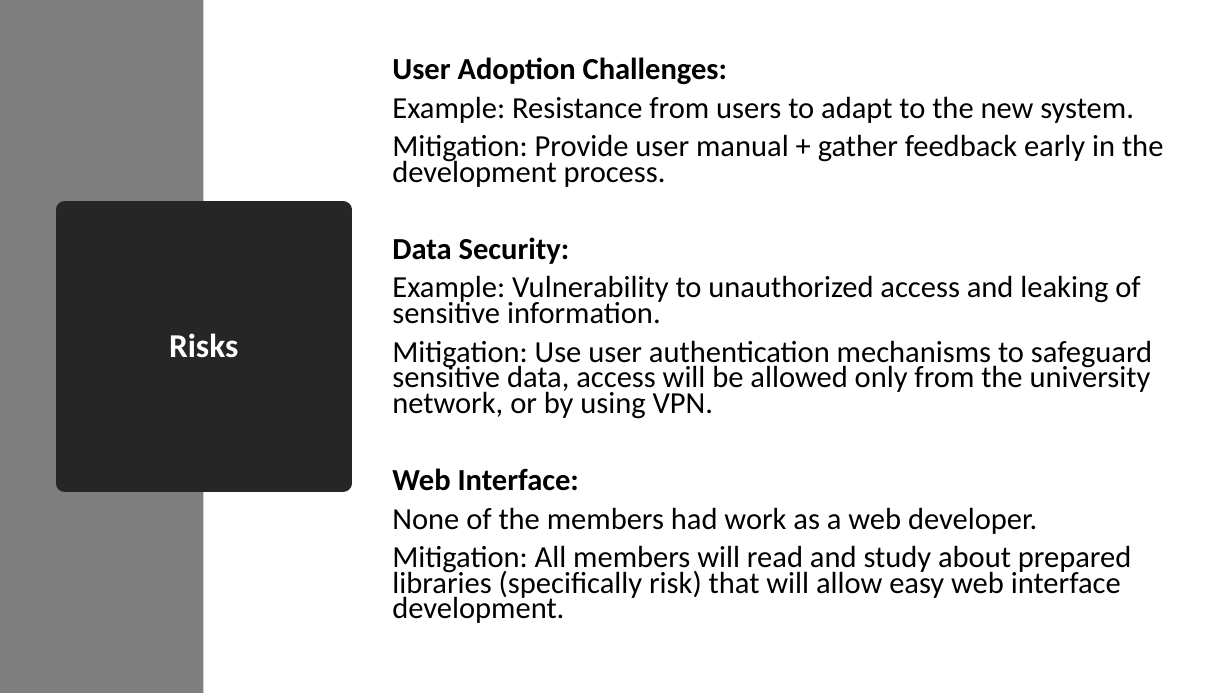
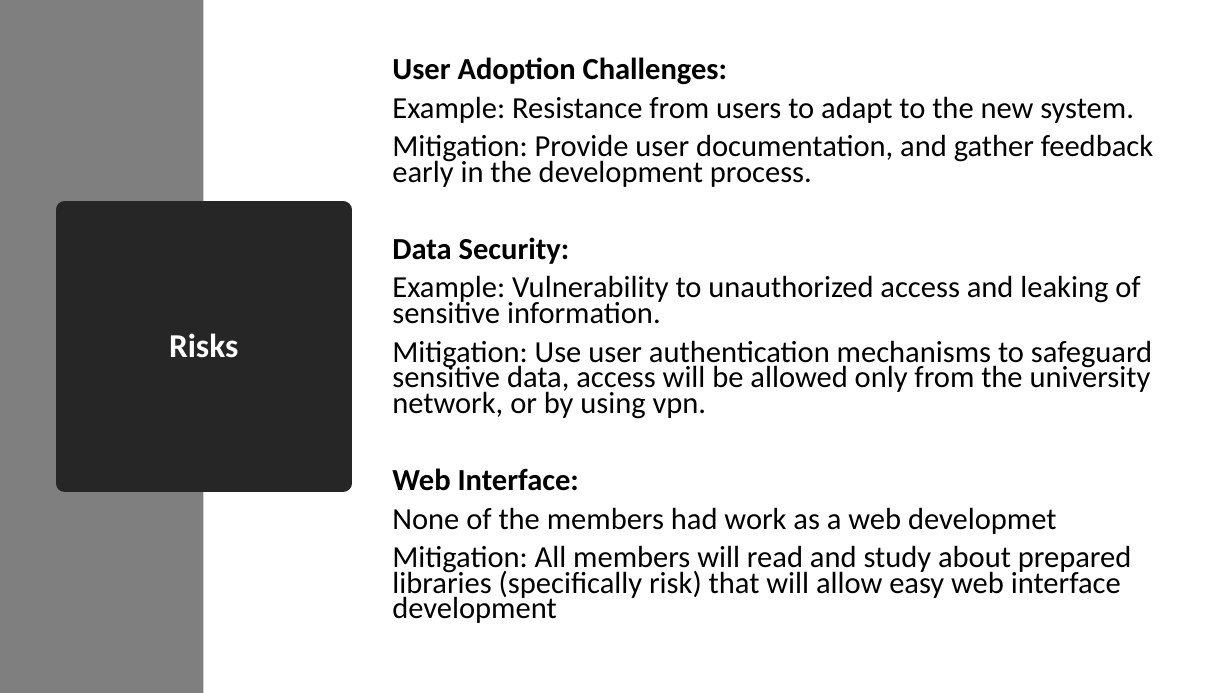
Before and after one commit to RoiTief/Exam-Management-System, a slide deck: slide 9 of docs/Proof of concept presentation.pptx (slide 7 before the commit). Drawn at 1232x693 pixels with LibreOffice and Linux fonts; fonts in the diff are those of the drawing. Boxes give left, top, right and bottom in pixels: in the first picture for what was removed or moved away, otherwise in the second. Text is boxed around its words. In the diff, an @@ line names an element or a change of style, - is before the commit and + after.

Commit message:
updated PoC presentation

```diff
--- a/docs/Proof of concept presentation.pptx
+++ b/docs/Proof of concept presentation.pptx
@@ text at (392,134,1153,187): text changed @@
-Mitigation: Provide user manual + gather feedback early in the development process.
+Mitigation: Provide user documentation, and gather feedback early in the development process.
@@ text at (392,340,1152,419): text changed @@
-Mitigation: Use user authentication mechanisms to safeguard sensitive data, access will be allowed only from the university network, or by using VPN.
+Mitigation: Use user authentication mechanisms to safeguard sensitive data, access will be allowed only from the university network, or by using vpn.
@@ text at (392,507,1132,623): text changed @@
-None of the members had work as a web developer.
-Mitigation: All members will read and study about prepared libraries (specifically risk) that will allow easy web interface development.
+None of the members had work as a web developmet
+Mitigation: All members will read and study about prepared libraries (specifically risk) that will allow easy web interface development
```
Also in this commit, not shown: 3 other slides changed, 2 slides added.
